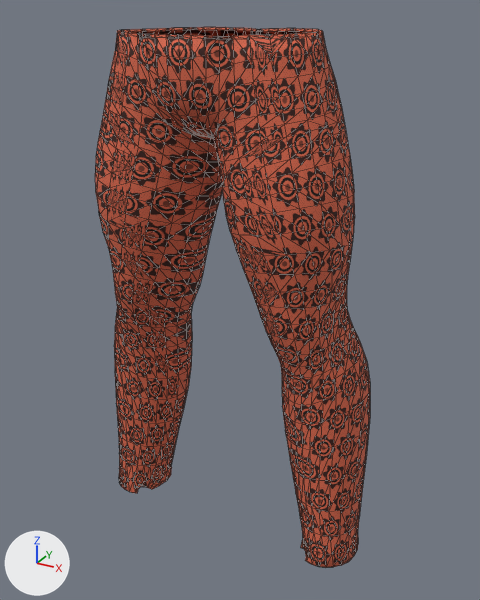
A saved change to the glTF model client/public/assets/characters/prototype/parts/bottom_ankarapants_male.glb.
Both versions are drawn from a 50 mm camera at (0.522, -0.925, 1.017) aimed at (0.012, 0.002, 0.553). Arrows for +X, +Y and +Z are at lower left; the lights stay in place. The first picture is the older version. Mesh edges are drawn as thin lines.

The older version as bpy lines, for what is in view:
```python
me_awd_w_bottom_ankarapants_l0 = bpy.data.meshes.new('AWD_W_bottom_ankarapants_l0')
me_awd_w_bottom_ankarapants_l0.from_pydata(...)  # 1417 vertices, 2748 faces; spans x -0.26..0.26, y -0.144..0.11, z 0.102..0.988
me_awd_w_bottom_ankarapants_l0.materials.append(mat_awd_fabric_ankara_ankarapants)
ob_awd_w_bottom_ankarapants_l0 = bpy.data.objects.new('AWD_W_bottom_ankarapants_l0', me_awd_w_bottom_ankarapants_l0)
ob_awd_w_bottom_ankarapants_l0.location = (0.0, 0.0, 0.0)
```
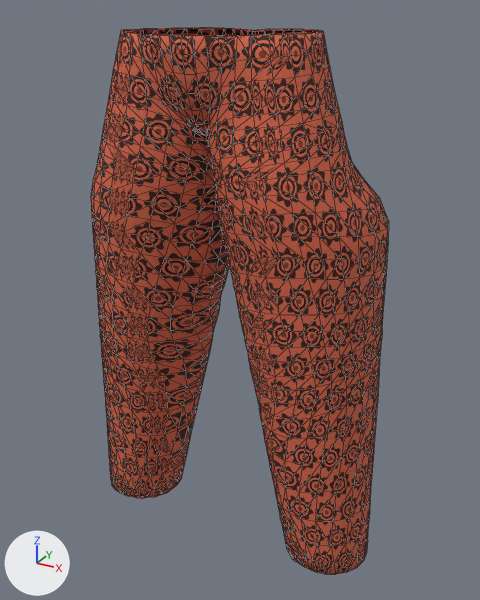
Where the change shows, as pixel boxes [x1, y1, x2, y2] in the pictures (480 x 600 px; the box of a moved part takes in the faces that stretch with it):
'AWD_W_bottom_ankarapants_l0', reshaped (8% wider): before [95, 27, 370, 568]; after [91, 28, 388, 574]
part 1 of me_awd_w_bottom_ankarapants_l0, moved or reshaped: before [119, 27, 343, 567]; after [123, 28, 353, 574]
part 2 of me_awd_w_bottom_ankarapants_l0, surface changed: before [95, 27, 370, 568]; after [91, 28, 388, 574]

Diff of the bpy script that builds the scene:
```diff
--- a/client/public/assets/characters/prototype/parts/bottom_ankarapants_male.glb.py
+++ b/client/public/assets/characters/prototype/parts/bottom_ankarapants_male.glb.py
@@ me_awd_w_bottom_ankarapants_l0 @@
 # used by ob_awd_w_bottom_ankarapants_l0; location = (0.0, 0.0, 0.0)
-me_awd_w_bottom_ankarapants_l0.from_pydata(...)  # 1417 vertices, 2748 faces; spans x -0.26..0.26, y -0.144..0.11, z 0.102..0.988
+me_awd_w_bottom_ankarapants_l0.from_pydata(...)  # 1417 vertices, 2748 faces; spans x -0.279..0.279, y -0.142..0.126, z 0.103..0.987
+# me_awd_w_bottom_ankarapants_l0 part 1: 1417 of 1417 vertices moved; they spanned x -0.26..0.26, y -0.144..0.11, z 0.102..0.988 and now span x -0.279..0.279, y -0.142..0.126, z 0.103..0.987; mean shift (0.0, 0.002, -0.002)
+# me_awd_w_bottom_ankarapants_l0 part 2: 2506 kept faces spanning x -0.279..0.279, y -0.142..0.126, z 0.103..0.987 get new texture (UV) coordinates
 me_awd_w_bottom_ankarapants_l0.materials.append(mat_awd_fabric_ankara_ankarapants)
```
